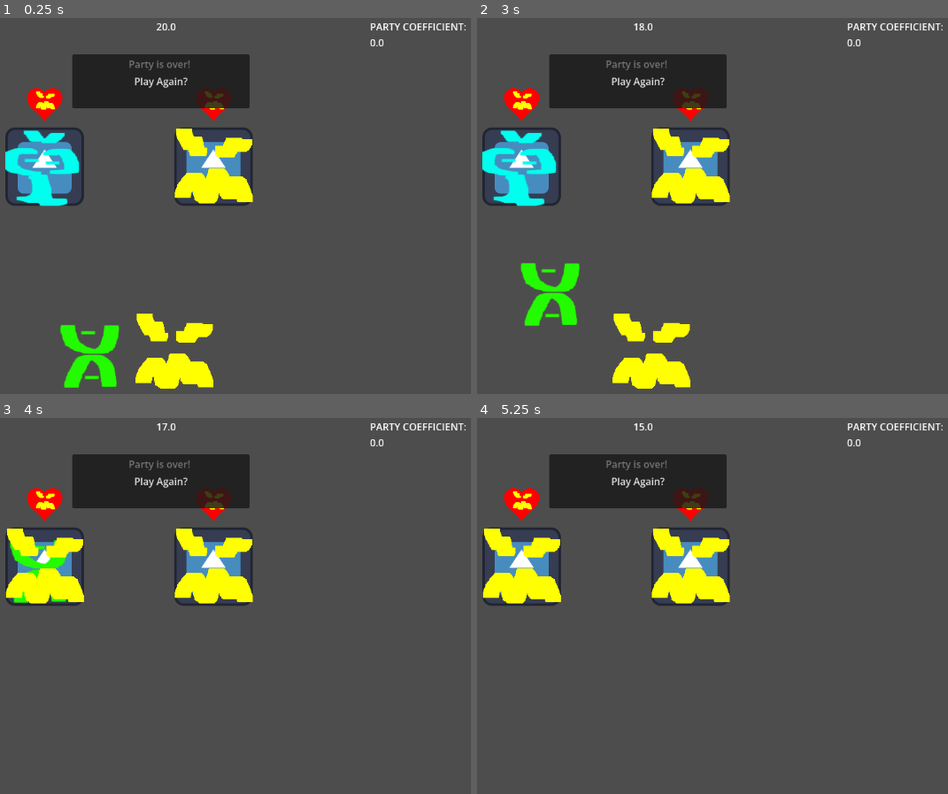
Above: before the commit, frames 1-4 (two rows, left to right).
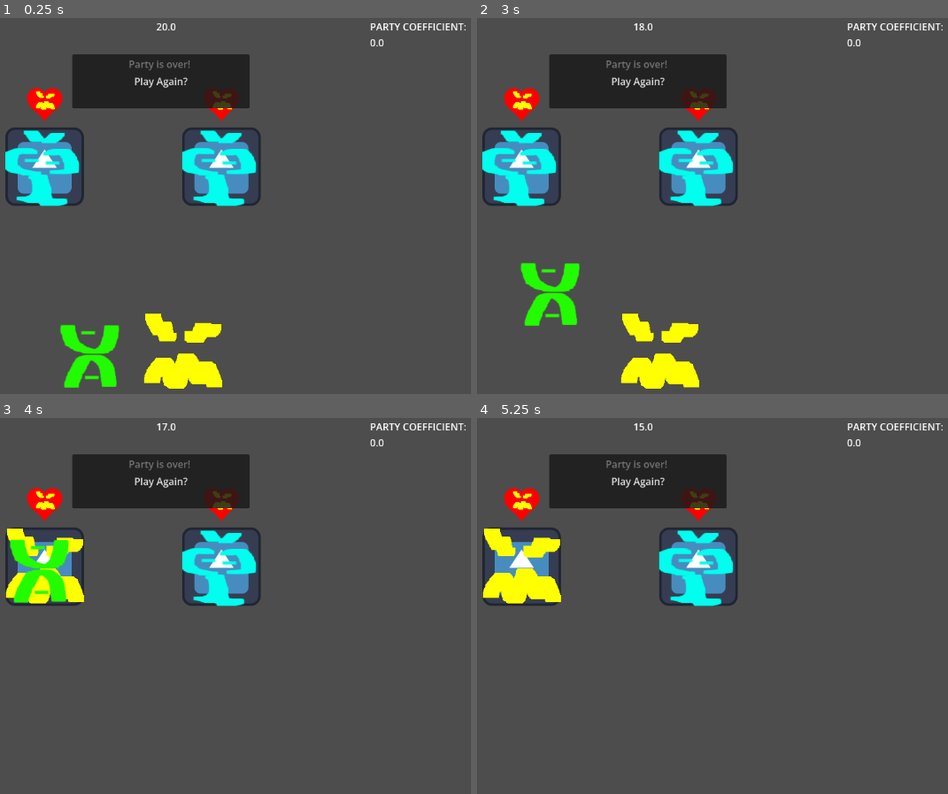
Above: after the commit, the same moments.

Repository: Devination/GGJ2025
Game: Godot game, scene res://scenes/main.tscn
The game is run twice, just before and just after one commit, with the same random seed, the same clock (stepped at 60 frames per second) and the same inputs. The engine's default icon, where the game draws it, is replaced by a stand-in: a white triangle on a blue panel in a dark square.
Inputs (mouse positions are in pixels of both pictures, inside the frame that each line leads up to):
- Up to frame 1 (0.25 s): no input
- Up to frame 2 (3 s): click "Play Again?" at 0.5 s; click "Play Again?" at 1.25 s; click "Play Again?" at 2 s; tap Enter at 2.75 s; drag from (571, 352) to (519, 168) at 2.77 s
- Up to frame 3 (4 s): drag from (174, 752) to (42, 568) at 3.52 s
- Up to frame 4 (5.25 s): click (519, 568) at 4.42 s; tap Space at 5 s; drag from (688, 568) to (outside the picture) at 5.02 s

The runs differ from the first frame. In frame 1, 4.3% of the frame differs, in the area x 28-56%, y 18-99%; in frame 2, 4.3%; in frame 3, 4.2%; in frame 4, 3.3%.

Commit message:
score calculation next: hook it up to display

Diff:
--- a/godot/ggj-2026/scenes/main.tscn
+++ b/godot/ggj-2026/scenes/main.tscn
@@ -19,21 +19,17 @@
 [node name="Mask" parent="Hand" unique_id=408511703 instance=ExtResource("4_jyhfs")]
 z_index = 1
 position = Vector2(-60, 0)
-attribute = Array[int]([])
 
-[node name="Mask2" parent="Hand" unique_id=1558659418 instance=ExtResource("5_tbgi4")]
-z_index = 1
-position = Vector2(69, 0)
-attribute = Array[int]([])
+[node name="Mask2" parent="Hand" unique_id=1854816556 instance=ExtResource("5_tbgi4")]
+position = Vector2(83, 0)
+attribute = Array[int]([1])
 
 [node name="Guest" parent="." unique_id=541798322 instance=ExtResource("2_sugp2")]
 position = Vector2(410, 267)
 
 [node name="Mask" parent="Guest" unique_id=720987282 instance=ExtResource("6_tefeu")]
 
-[node name="Guest2" parent="." unique_id=929316567 instance=ExtResource("2_sugp2")]
-position = Vector2(685, 267)
+[node name="Guest2" parent="." unique_id=2123231278 instance=ExtResource("2_sugp2")]
+position = Vector2(698, 267)
 
-[node name="Mask" parent="Guest2" unique_id=1588963937 instance=ExtResource("5_tbgi4")]
-z_index = 1
-attribute = Array[int]([])
+[node name="Mask" parent="Guest2" unique_id=1325900026 instance=ExtResource("6_tefeu")]
--- a/godot/ggj-2026/scripts/guest.gd
+++ b/godot/ggj-2026/scripts/guest.gd
@@ -3,13 +3,17 @@
 extends Node2D
 
 var mask: Mask
+var hand: Hand
 
 @export var likes: Array[Mask.MaskTypes] = []
 
 func _ready() -> void:
-	mask = $Mask # get the child object named "Mask" at game start
+	hand = %Hand # get the Hand singleton when I spawn in
+	mask = $Mask # get the child object named "Mask" when I spawn in
 	mask.is_draggable = false
 	init_likes()
+	hand.register_guest(self)
+
 
 func init_likes():
 	# like a random thing if none specified
@@ -32,3 +36,5 @@
 	mask.position = Vector2.ZERO
 	mask.rotation = 0
 	mask.is_draggable = false
+
+	hand.calculate_score()
--- a/godot/ggj-2026/scripts/hand.gd
+++ b/godot/ggj-2026/scripts/hand.gd
@@ -2,14 +2,46 @@
 extends Node2D
 
 @export var possible_masks: Array[Mask]  = []
-var mask_points = []
-
+var mask_points: Array[Node2D] = []
+var guests: Array[Guest] = []
 var dragging_mask: Mask
 
-# Called when the node enters the scene tree for the first time.
 func _ready() -> void:
 	mask_points = [$MaskPoint1, $MaskPoint2, $MaskPoint3]
 
 func _process(_delta: float) -> void:
 	if dragging_mask:
 		dragging_mask.global_position = get_global_mouse_position()
+
+func register_guest(guest: Guest) -> void:
+	guests.append(guest)
+	calculate_score()
+
+func calculate_score() -> void:
+	var score: int = 0
+	var num_masks: Array[int] = []
+	for mask_type in Mask.MaskTypes:
+		num_masks.append(0)
+
+	# count the masks - mask that the person is wearing
+	for guest in guests:
+		var guest_wears = guest.mask.attribute
+		if guest_wears:
+			num_masks[guest_wears[0]] += 1
+
+	# add to score for each mask a guest sees (excluding their own)
+	for guest in guests:
+		var guest_likes = guest.likes[0]
+		var guest_wears = -1
+		var guest_wears_attr = guest.mask.attribute
+		if guest_wears_attr:
+			guest_wears = guest_wears_attr[0]
+
+		# add to score for each mask that is worn
+		score += num_masks[guest_likes]
+
+		# subtract one if the guest is wearing it (they can't see their own mask)
+		if guest_wears == guest_likes:
+			score -= 1
+
+	print("Score:", score)
